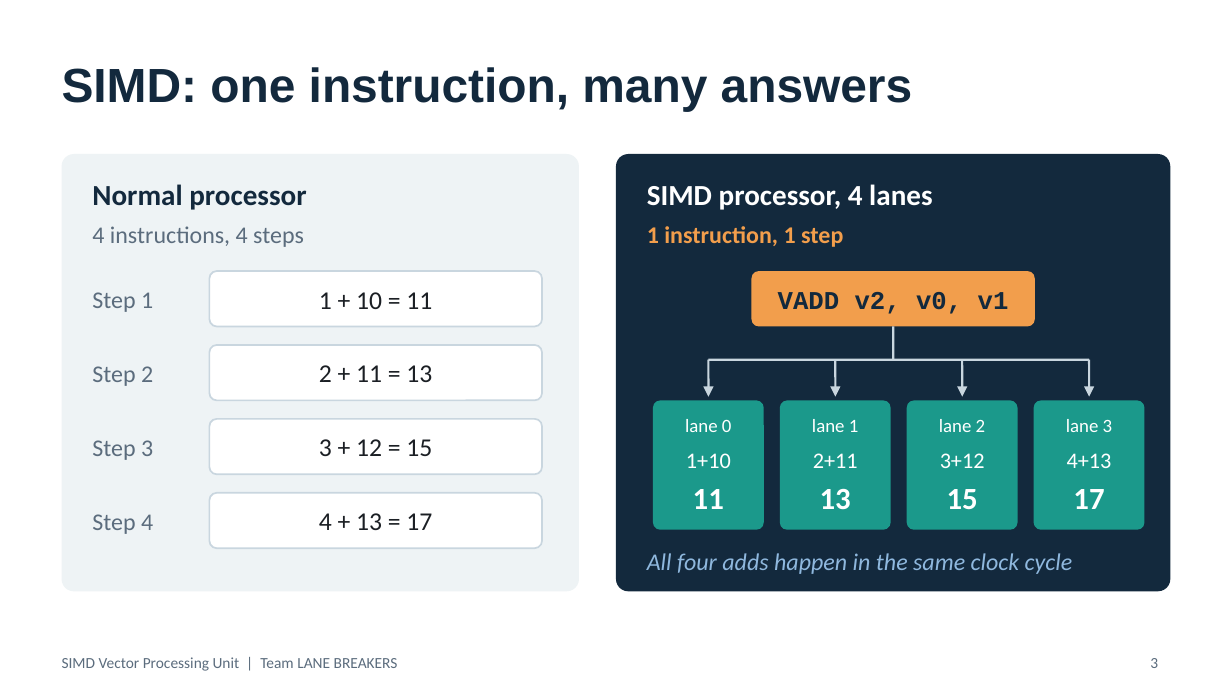
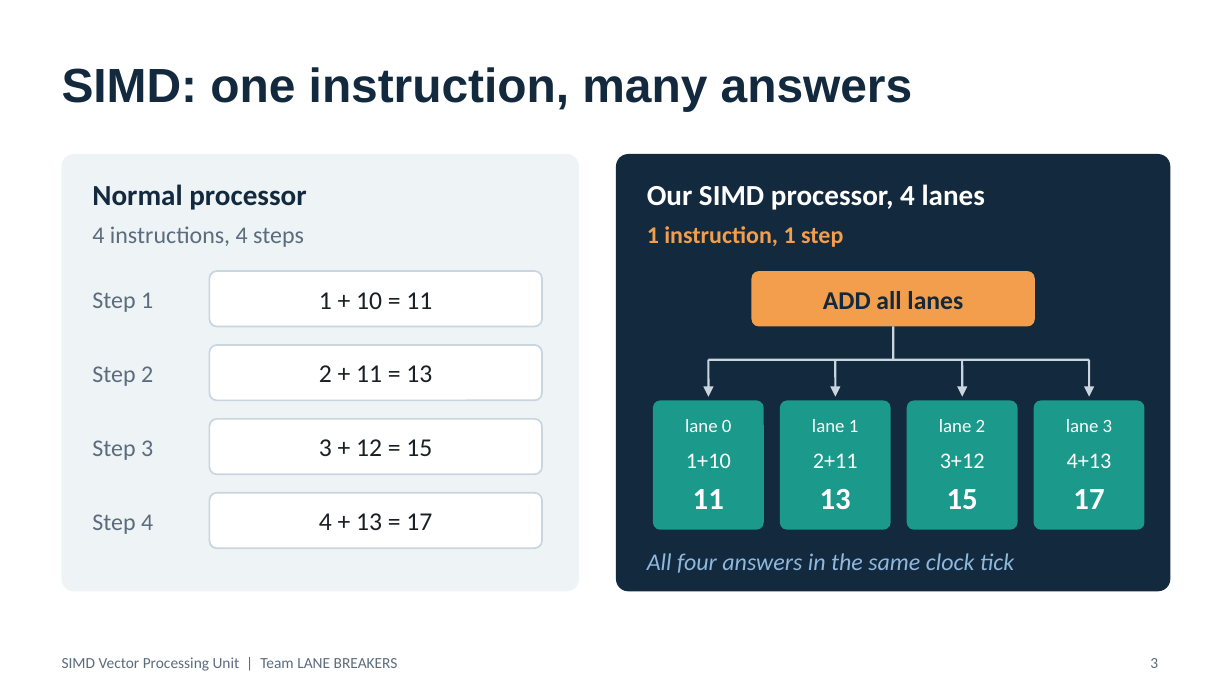
Before and after one commit to ChaitanyaSai-Meka/simd-vector-processing-unit, a slide deck: slide 3 of report/SIMD_VPU_Presentation.pptx. Drawn at 1232x693 pixels with LibreOffice and Linux fonts; fonts in the diff are those of the drawing. Boxes give left, top, right and bottom in pixels: in the first picture for what was removed or moved away, otherwise in the second. Text is boxed around its words. In the diff, an @@ line names an element or a change of style, - is before the commit and + after.

```diff
--- a/report/SIMD_VPU_Presentation.pptx
+++ b/report/SIMD_VPU_Presentation.pptx
@@ text at <box>647,184,985,210</box>: text changed @@
-SIMD processor, 4 lanes
+Our SIMD processor, 4 lanes
@@ text at <box>823,291,963,309</box>: text changed; font Courier New to Calibri @@
-VADD v2, v0, v1
+ADD all lanes
@@ text at <box>647,553,1014,573</box>: text changed @@
-All four adds happen in the same clock cycle
+All four answers in the same clock tick
```
Also in this commit, not shown: 4 other slides changed, 3 slides added, 5 slides removed.
